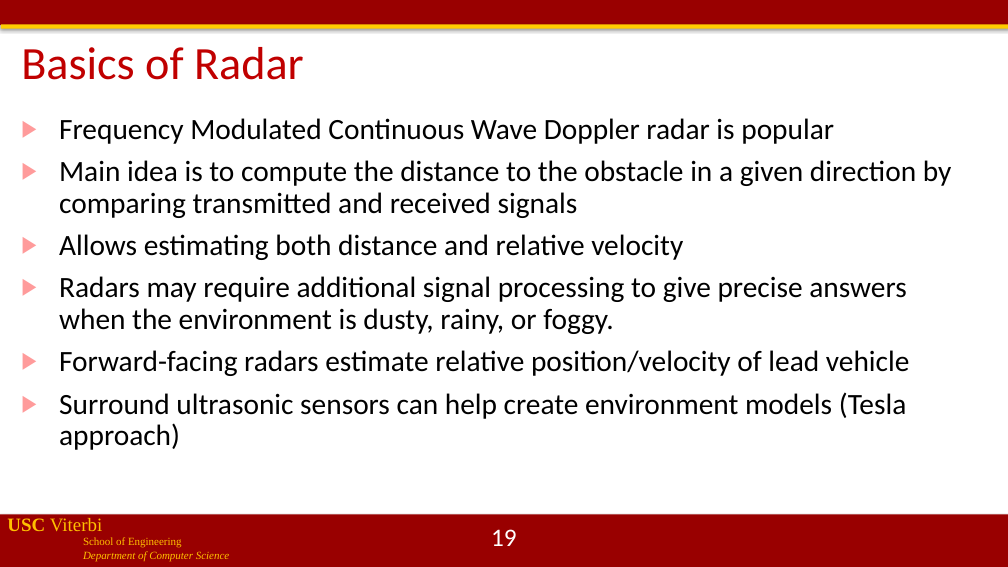
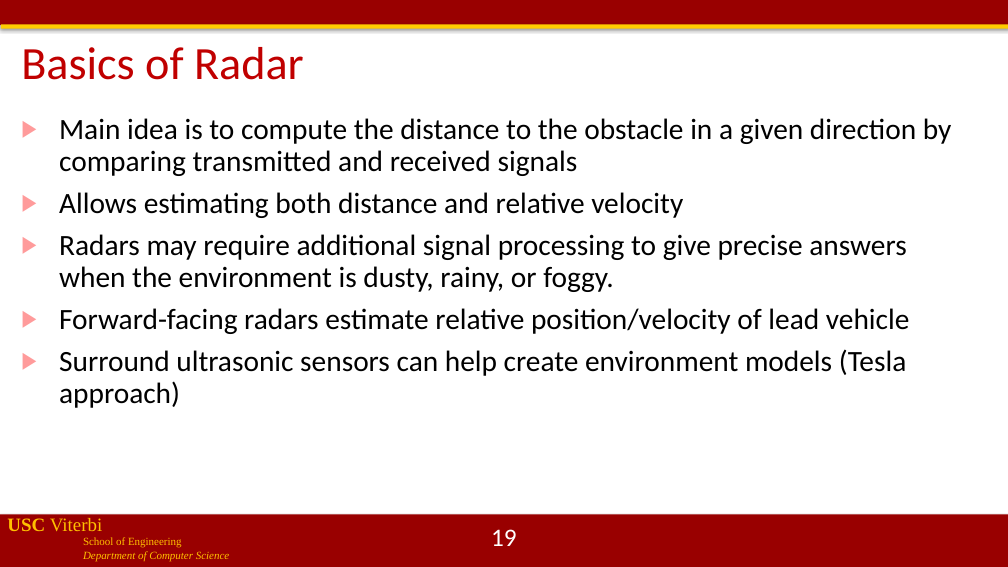
Before and after one commit to jdeshmukh/jdeshmukh.github.io, a slide deck: slide 19 of teaching/cs513slides/lecture11-SensingPerception.pptx. Drawn at 1008x567 pixels with LibreOffice and Linux fonts; fonts in the diff are those of the drawing; background and template pictures are left out. Boxes give left, top, right and bottom in pixels: in the first picture for what was removed or moved away, otherwise in the second. Text is boxed around its words. In the diff, an @@ line names an element or a change of style, - is before the commit and + after.

```diff
--- a/teaching/cs513slides/lecture11-SensingPerception.pptx
+++ b/teaching/cs513slides/lecture11-SensingPerception.pptx
@@ text at (59,118,834,144): paragraph removed @@
-▶ Frequency Modulated Continuous Wave Doppler radar is popular
```
Also in this commit, not shown: 3 other slides changed, 1 other file.
